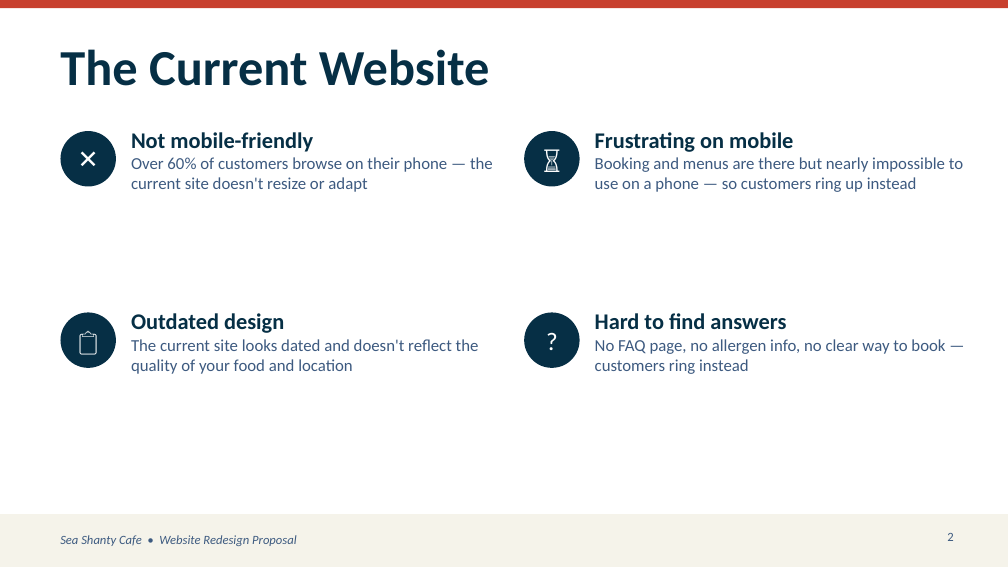
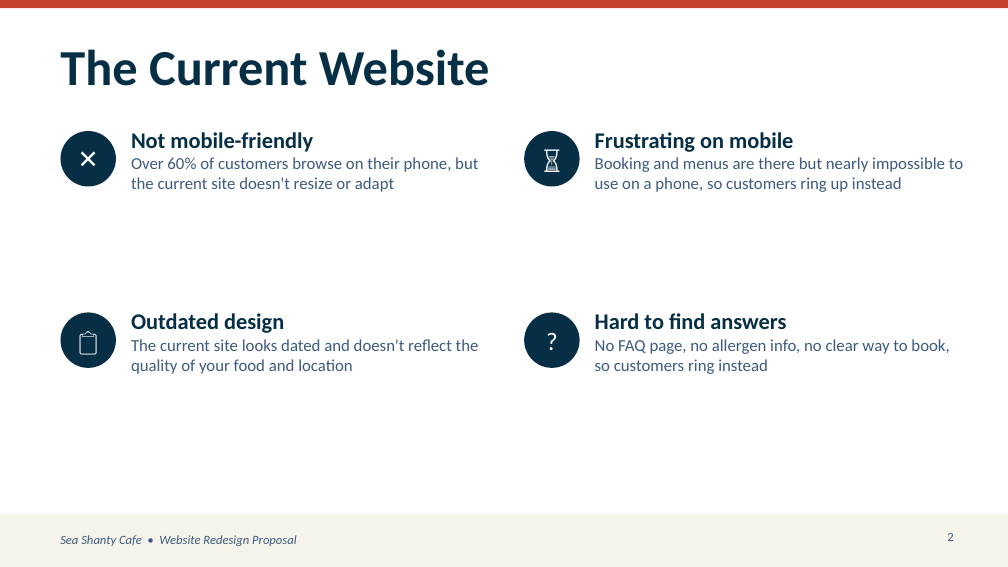
Before and after one commit to maxwalsh0-ctrl/seashantyredesign, a slide deck: slide 2 of SeaShanty_Redesign_Pitch.pptx. Drawn at 1008x567 pixels with LibreOffice and Linux fonts; fonts in the diff are those of the drawing. Boxes give left, top, right and bottom in pixels: in the first picture for what was removed or moved away, otherwise in the second. Text is boxed around its words. In the diff, an @@ line names an element or a change of style, - is before the commit and + after.

```diff
--- a/SeaShanty_Redesign_Pitch.pptx
+++ b/SeaShanty_Redesign_Pitch.pptx
@@ text at [131,157,478,192]: text changed @@
-Over 60% of customers browse on their phone — the current site doesn't resize or adapt
+Over 60% of customers browse on their phone, but the current site doesn't resize or adapt
@@ text at [595,157,963,192]: text changed @@
-Booking and menus are there but nearly impossible to use on a phone — so customers ring up instead
+Booking and menus are there but nearly impossible to use on a phone, so customers ring up instead
@@ text at [595,339,949,374]: text changed @@
-No FAQ page, no allergen info, no clear way to book — customers ring instead
+No FAQ page, no allergen info, no clear way to book, so customers ring instead
```
Also in this commit, not shown: 3 other slides changed.
